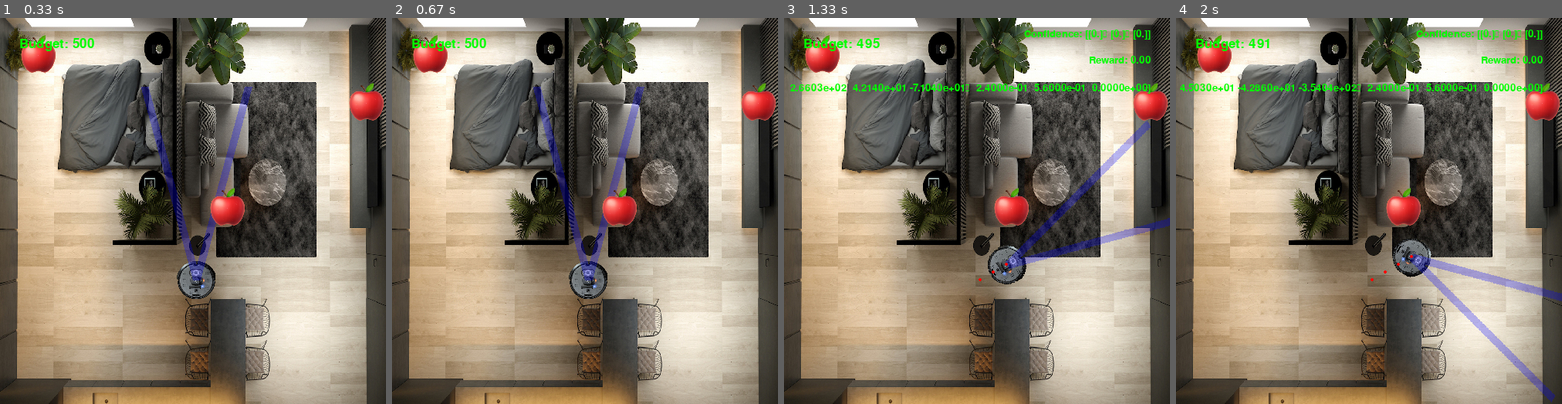
Above: before the commit, frames 1-4 (left to right).
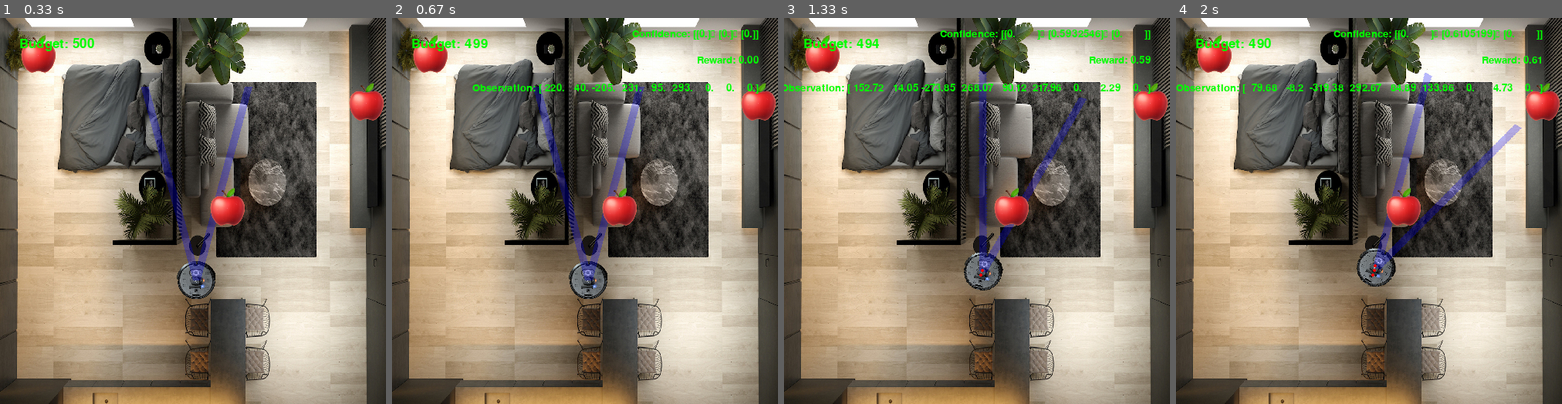
Above: after the commit, the same moments.

Repository: Anwealso/ReLOaD
Game: pygame game, started from reload/simplesim/env_gym.py
Two runs of this game, one before a commit and one after it. Both use one fixed random seed, a clock stepped at 60 frames per second and the inputs below.
Inputs:
- Up to frame 1 (0.33 s): no input
- Up to frame 2 (0.67 s): tap Space at 0.33 s
- Up to frame 3 (1.33 s): hold Right 0.67-1.13 s; tap Space at 0.73, 1.23 s; hold Up from 1.17 s (still down)
- Up to frame 4 (2 s): release Up at 1.57 s; hold Right from 1.6 s (still down); tap Space at 1.67 s

Frame 1 is identical in both runs. In frame 2, 1.2% of the frame differs, in the area x 18-95%, y 3-20%; in frame 3, 6.4%; in frame 4, 6.7%, in the area x 0-100%, y 3-100%.

Commit message:
Cts. SAC vs Disc. PPO Comparison. Near exact copy of the slow-training SAC setup, but with discrete actions and PPO to compare training preformance and training speed

Diff:
--- a/reload/simplesim/env.py
+++ b/reload/simplesim/env.py
@@ -83,8 +83,8 @@
         self.angle = self.starting_angle  # unit circle angles
 
         # Set move speeds
-        self.turn_rate = 20
-        self.move_rate = 20
+        self.turn_rate = 5
+        self.move_rate = 6
 
         self.trail = []  # a trail of all past x,y coords
         # Draw player fov indicator
@@ -560,9 +560,22 @@
         # if action not in [0, 1, 2, 3, 4]:
         #     raise ValueError("`action` should be None, 0, 1, 2, 3, or 4.")
 
+        # ----------------------------- DISCRETE ACTIONS ----------------------------- #
         # Handle agent controls and movement (note action 0 does nothing)
-        self.robot.set_velocity(float(action[0, :]))
-        self.robot.set_rot_velocity(float(action[1, :]))
+        if action == 1:
+            self.robot.turn_right()
+        elif action == 2:
+            self.robot.move_forward()
+
+        if action == 3:
+            self.robot.turn_left()
+        elif action == 4:
+            self.robot.move_backward()
+
+        # ---------------------------- CONTINUOUS ACTIONS ---------------------------- #
+        # # Handle agent controls and movement (note action 0 does nothing)
+        # self.robot.set_velocity(float(action[0, :]))
+        # self.robot.set_rot_velocity(float(action[1, :]))
 
         # Stop the robot going off the screen or inside walls
         self.handle_boundary_collisions()
@@ -572,25 +585,43 @@
         Get player commands from keyboard and return the relevant action vector.
         """
 
-        # Handle player controls and movement
+        # ----------------------------- DISCRETE ACTIONS ----------------------------- #
         while True:
             event = pygame.event.wait()
-            action = np.zeros(shape=(2,1))
             if (not self.paused) and (not self.gameover):
                 keys = pygame.key.get_pressed()
                 if keys[pygame.K_RIGHT]:
-                    action[1, :] = -1
-                    break
+                    return 1
                 if keys[pygame.K_UP]:
-                    action[0, :] = 1
-                    break
+                    return 2
                 if keys[pygame.K_LEFT]:
-                    action[1, :] = 1
-                    break
+                    return 3
                 if keys[pygame.K_DOWN]:
-                    action[0, :] = -1
-                    break
-        return action
+                    return 4
+                elif keys[pygame.K_SPACE]:
+                    return 0
+
+        # # ---------------------------- CONTINUOUS ACTIONS ---------------------------- #
+        # # Handle player controls and movement
+        # while True:
+        #     event = pygame.event.wait()
+        #     action = np.zeros(shape=(2,1))
+        #     if (not self.paused) and (not self.gameover):
+        #         keys = pygame.key.get_pressed()
+        #         if keys[pygame.K_RIGHT]:
+        #             action[1, :] = -1
+        #             break
+        #         if keys[pygame.K_UP]:
+        #             action[0, :] = 1
+        #             break
+        #         if keys[pygame.K_LEFT]:
+        #             action[1, :] = 1
+        #             break
+        #         if keys[pygame.K_DOWN]:
+        #             action[0, :] = -1
+        #             break
+
+        # return action
 
     def get_state(self):
         """
--- a/reload/simplesim/env_gym.py
+++ b/reload/simplesim/env_gym.py
@@ -39,13 +39,7 @@
         # self.action_space = spaces.Discrete(4)
 
         # # Actions: 0, 1, 2, 3, 4 for do nothing, R, F, L, B
-        # self.action_space = spaces.Discrete(5)
-        self.action_space = spaces.Box(
-            low=-1,
-            high=1,
-            shape=(2, 1),
-            dtype=np.float32
-        )
+        self.action_space = spaces.Discrete(5)
 
         max_dist = math.sqrt(2 * (self.game.window_size**2))
         # Observations (visible state):
Not shown, changed: reload/simplesim/train_agent_simplesim.ipynb
